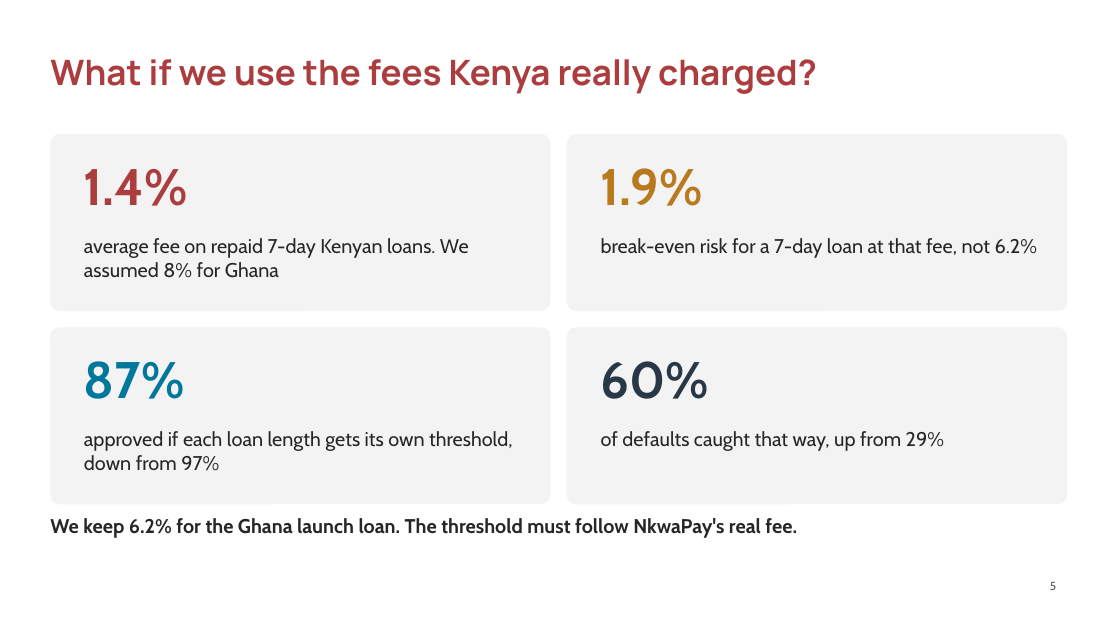
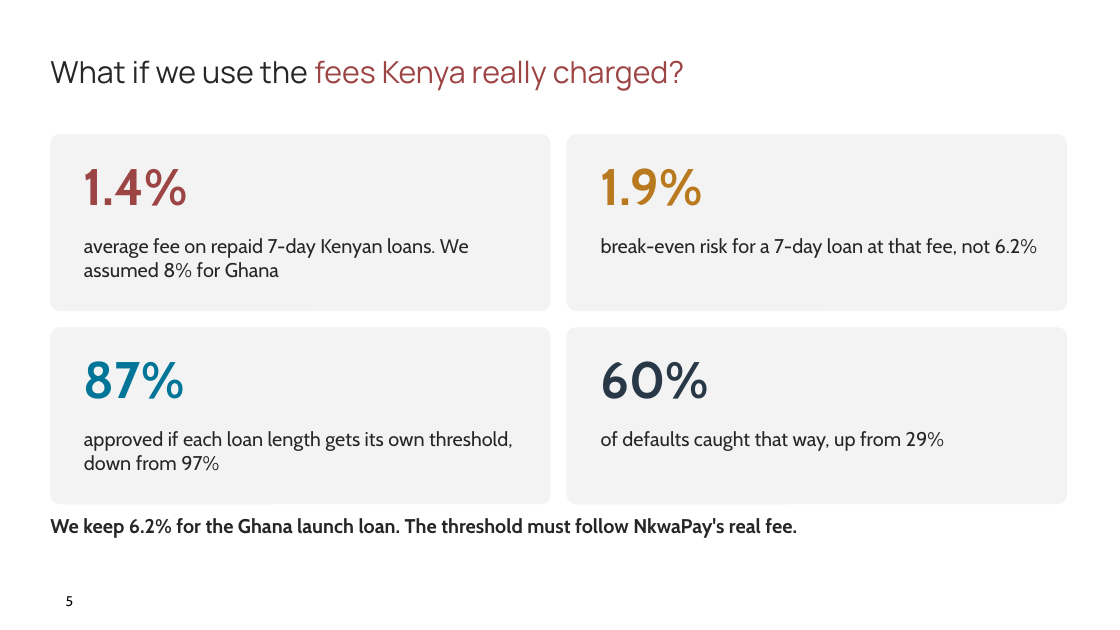
Before and after one commit to ASU-MICS-2028/mle-group-3-prosit-2, a slide deck: slide 5 of slides/NkwaPay_Debrief_Present.pptx. Drawn at 1120x630 pixels with LibreOffice and Linux fonts; fonts in the diff are those of the drawing; background and template pictures are left out. Boxes give left, top, right and bottom in pixels: in the first picture for what was removed or moved away, otherwise in the second. Text is boxed around its words. In the diff, an @@ line names an element or a change of style, - is before the commit and + after.

```diff
--- a/slides/NkwaPay_Debrief_Present.pptx
+++ b/slides/NkwaPay_Debrief_Present.pptx
@@ text "What if we use the ..." at (50,60,684,91): size 30 to 26 pt, bold off; text colour #AB3D3F to #262626 in "What if we use the"; text colour #AB3D3F to #9D4444 in "fees Kenya really charged?" @@
@@ page number added at (66,596,74,607), 12 pt, text #000000 @@
+5
@@ page number removed at (1050,582,1056,590) @@
-5
```
Also in this commit, not shown: 20 other slides changed, 1 slide added.
